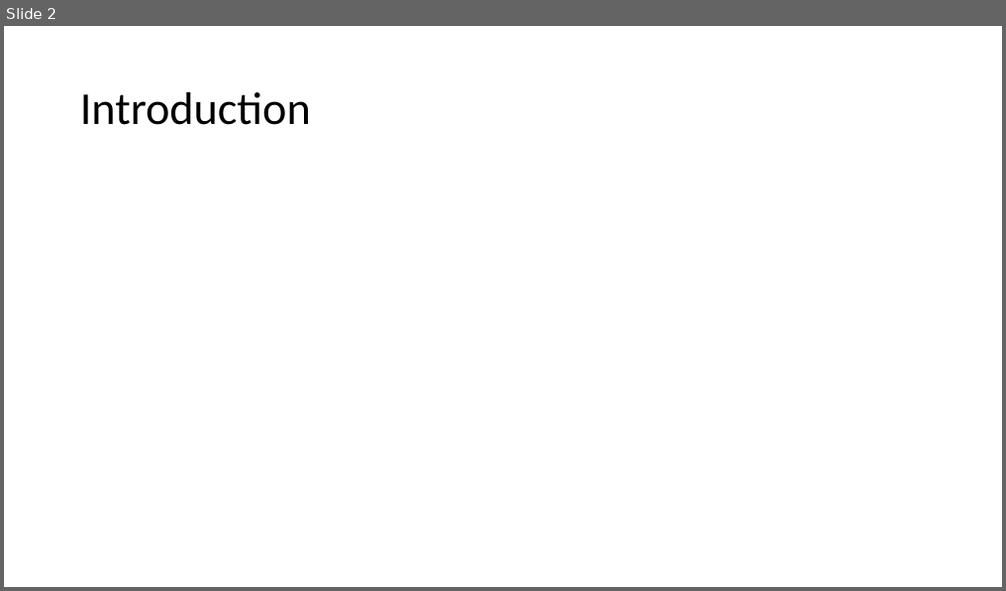
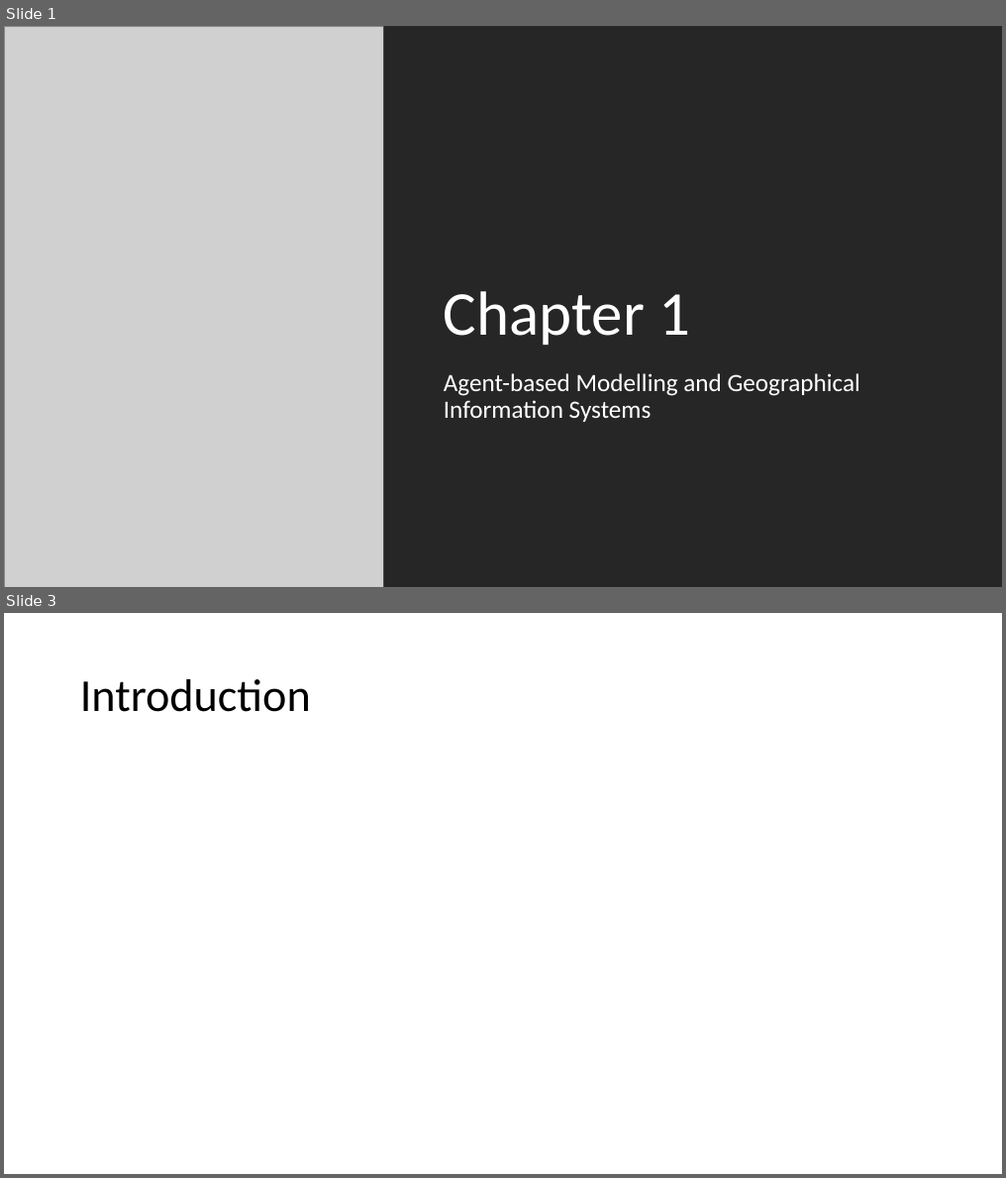
Before and after one commit to abmgis/abmgis, a slide deck: Chapter01-ABMGIS/Chapter1.pptx. Shown one above the other, each under a label of ours: slide 2 before the commit, slides 1 and 3 after it; the slides between them are not shown. The pictures are 1006x591 and 1006x1178 pixels, drawn with LibreOffice and Linux fonts; fonts in the diff are those of the drawing; grey boxes stand for pictures. Boxes give left, top, right and bottom in pixels: in the first picture for what was removed or moved away, otherwise in the second. Text is boxed around its words. In the diff, an @@ line names an element or a change of style, - is before the commit and + after.

```diff
--- a/Chapter01-ABMGIS/Chapter1.pptx
+++ b/Chapter01-ABMGIS/Chapter1.pptx
@@ slide 1 added at <box>4,26,1002,587</box>, background #FFFFFF @@
@@ picture added at <box>4,26,383,587</box> @@
@@ rectangle added at <box>383,26,1002,587</box>, fill #262626 @@
@@ title added at <box>444,291,690,345</box>, 60 pt, text #FFFFFF @@
+Chapter 1
@@ subtitle added at <box>444,373,860,422</box>, 24 pt, text #FFFFFF @@
+Agent-based Modelling and Geographical Information Systems
@@ what was slide 2 is now slide 3 @@
```
Also in this commit, not shown: 1 other slide added, 1 slide removed, 4 other files.
